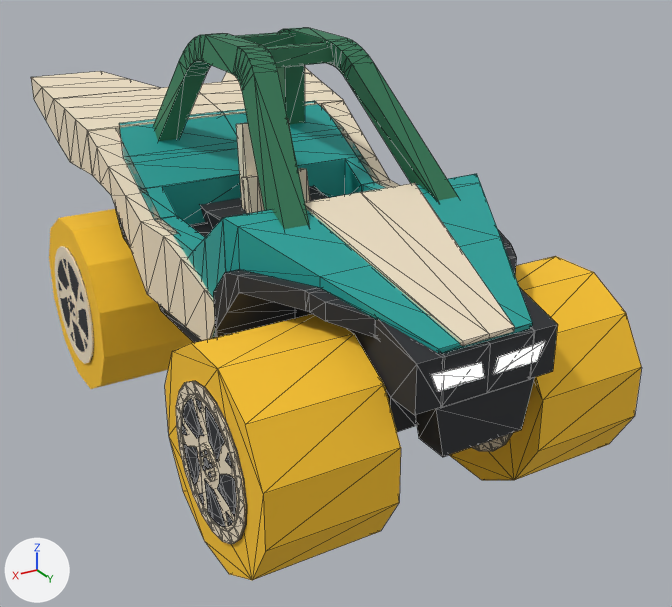
One commit to the glTF model models/cars/kum.glb: the scene before it, then after it.
One viewpoint serves both versions: a 50 mm lens placed at (2.4, 4.33, 2.8), pointed at (-0.13, 0.13, 0.69). Arrows for +X, +Y and +Z are at lower left; the lights stay in place. The picture after the commit comes second. Mesh edges are drawn as thin lines on the coarser meshes. Vertices at exactly the same position are counted once.

Names of what the first picture shows: 'body', 'wheel_FL', 'wheel_FR', 'wheel_RR'.
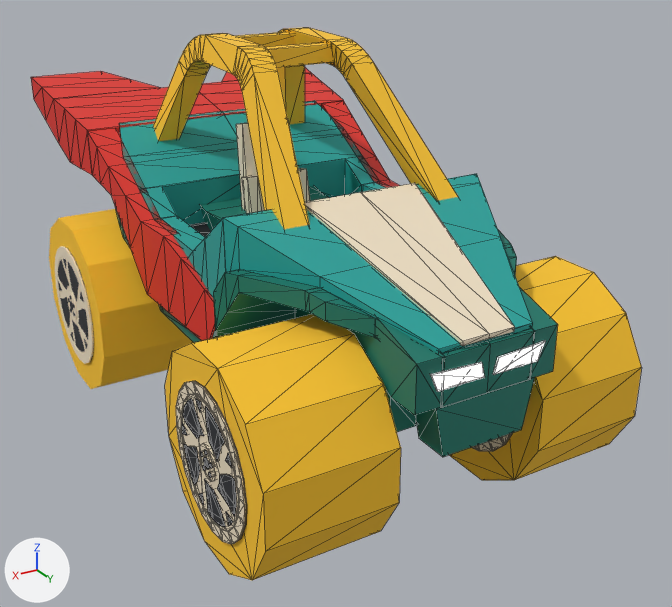
Location of each change, [x1, y1, x2, y2] in pixels of the pictures (672 x 607 px):
'body', recoloured, surface changed: [31, 27, 558, 457] in both
part 1 of me_body, recoloured (dark grey to dark cyan): [115, 186, 558, 457] in both
part 2 of me_body, recoloured (beige to red): [31, 68, 399, 341] in both

Patch to the scene script:
```diff
--- a/models/cars/kum.glb.py
+++ b/models/cars/kum.glb.py
@@ mat_cage @@
 mat_cage = principled_material('Cage')
-mat_cage.base_color = (0.0272, 0.187, 0.089)  # dark green #2e7854
+mat_cage.base_color = (1.0, 0.57, 0.0245)  # yellow #ffc72b
 mat_cage.roughness = 0.6
@@ mat_red @@
+mat_red = principled_material('Red')
+mat_red.base_color = (0.748, 0.0301, 0.0196)  # red #e03026
+mat_red.roughness = 0.55
@@ mat_under @@
+mat_under = principled_material('Under')
+mat_under.base_color = (0.00657, 0.187, 0.14)  # dark cyan #137869
+mat_under.roughness = 0.6
@@ me_body @@
 me_body.from_pydata(...)  # 723 vertices, 1434 faces; spans x -0.95..0.95, y -1.9..1.62, z 0.59..2.14
 # used by ob_body; location = (0.0, 0.0, 0.0)
+# me_body part 1: 568 faces spanning x -0.81..0.81, y -1.54..1.61, z 0.59..1.47 switch from mat_dark (dark grey #2a2c30) to mat_under (dark cyan #137869)
+# me_body part 2: 212 faces spanning x -0.95..0.95, y -1.9..0.47, z 0.73..1.77 switch from mat_accent (beige #f3e4c8) to mat_red (red #e03026)
 me_body.materials.append(mat_paint)
```
